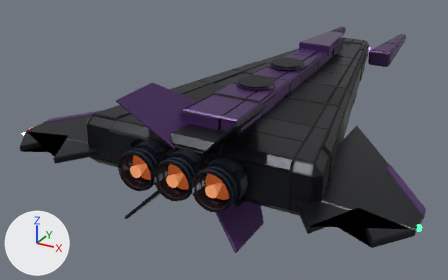
One commit to the glTF model models/ships/obsidian.glb: the scene before it, then after it.
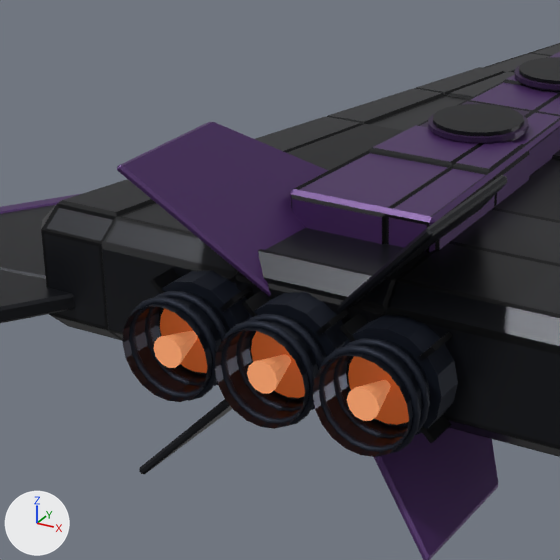
Old and new are each drawn whole from a 50 mm camera at (9.4, -22.8, 8.5) aimed at (-2.5, -1.2, -2.2) and again close up on the part from 16% to 64% of the width and 13% to 90% of the height. The lights are fixed; the arrows at lower left show +X, +Y and +Z. The first two pictures are the older version. Where no turn or scale is listed for an object, it has been applied to the vertices. Vertices at exactly the same position are counted once.

In view in the first close-up: 'obsidian_mesh'.
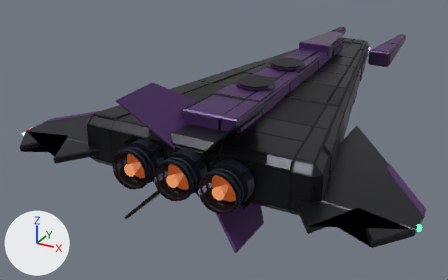
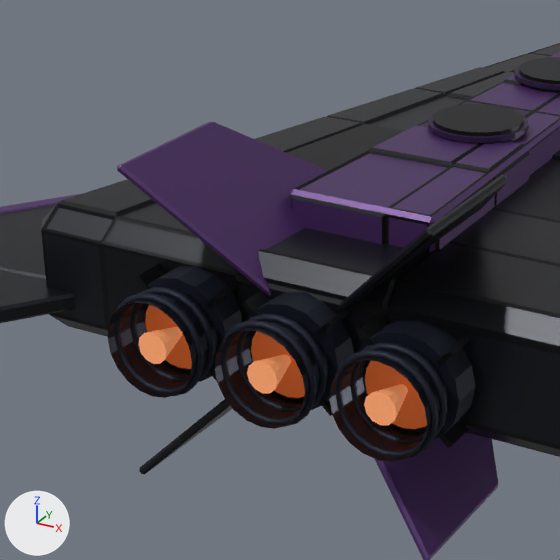
Pixel boxes [x1, y1, x2, y2] of what changed, in the close-ups (560 x 560 px; the box of a moved part takes in the faces that stretch with it):
part 1 of me_obsidian_mesh, moved or reshaped
    before: [156, 270, 250, 386]
    after: [142, 266, 242, 382]
part 2 of me_obsidian_mesh, moved or reshaped
    before: [145, 291, 227, 385]
    after: [130, 287, 215, 382]
part 3 of me_obsidian_mesh, moved or reshaped
    before: [129, 297, 218, 401]
    after: [115, 293, 204, 396]
part 4 of me_obsidian_mesh, moved or reshaped
    before: [341, 315, 458, 435]
    after: [358, 319, 475, 440]
part 5 of me_obsidian_mesh, moved or reshaped
    before: [334, 338, 430, 438]
    after: [350, 342, 447, 443]
part 6 of me_obsidian_mesh, moved or reshaped
    before: [318, 345, 421, 454]
    after: [335, 349, 439, 458]
part 7 of me_obsidian_mesh, moved or reshaped
    before: [123, 293, 230, 402]
    after: [108, 289, 217, 398]
part 8 of me_obsidian_mesh, moved or reshaped
    before: [313, 340, 430, 457]
    after: [329, 344, 447, 462]
part 9 of me_obsidian_mesh, moved or reshaped
    before: [220, 286, 253, 312]
    after: [204, 282, 237, 308]
part 10 of me_obsidian_mesh, moved or reshaped
    before: [150, 268, 180, 294]
    after: [136, 263, 167, 290]
part 11 of me_obsidian_mesh, moved or reshaped
    before: [418, 332, 452, 361]
    after: [435, 336, 470, 366]
part 12 of me_obsidian_mesh, moved or reshaped
    before: [340, 312, 368, 342]
    after: [357, 316, 386, 346]
part 13 of me_obsidian_mesh, moved or reshaped
    before: [420, 415, 452, 443]
    after: [438, 419, 469, 448]
part 14 of me_obsidian_mesh, moved or reshaped
    before: [160, 308, 207, 373]
    after: [145, 305, 192, 369]
part 15 of me_obsidian_mesh, moved or reshaped
    before: [348, 356, 409, 425]
    after: [365, 361, 427, 429]
part 16 of me_obsidian_mesh, moved or reshaped
    before: [153, 331, 197, 368]
    after: [138, 327, 182, 364]
part 17 of me_obsidian_mesh, moved or reshaped
    before: [347, 380, 391, 421]
    after: [364, 384, 408, 425]
part 18 of me_obsidian_mesh, moved or reshaped (not visible before)
    after: [101, 244, 236, 326]
part 19 of me_obsidian_mesh, moved or reshaped
    before: [51, 166, 489, 341]
    after: [51, 202, 238, 337]
part 20 of me_obsidian_mesh, moved or reshaped (not visible before)
    after: [389, 166, 489, 217]

The change in detail:
me_obsidian_mesh has 4506 vertices, 8544 faces and spans x -7.1..7.1, y -5.9..15.1, z -3.2..0.9.
me_obsidian_mesh is used by ob_obsidian_mesh; location (0.0, -3.36, 1.15).
me_obsidian_mesh part 1: the loose piece of 32 vertices spanning x -2.0..-0.7, y -5.1..-4.6, z -1.9..-0.5 is moved by (-0.2, 0.0, 0.0).
me_obsidian_mesh part 2: the loose piece of 120 vertices spanning x -2.0..-0.7, y -5.3..-5.2, z -1.9..-0.6 is moved by (-0.2, 0.0, 0.0).
me_obsidian_mesh part 3: the loose piece of 120 vertices spanning x -2.0..-0.7, y -5.6..-5.5, z -1.9..-0.6 is moved by (-0.2, 0.0, 0.0).
me_obsidian_mesh part 4: the loose piece of 32 vertices spanning x 0.7..2.0, y -5.1..-4.6, z -1.9..-0.5 is moved by (0.2, 0.0, 0.0).
me_obsidian_mesh part 5: the loose piece of 120 vertices spanning x 0.7..2.0, y -5.3..-5.2, z -1.9..-0.6 is moved by (0.2, 0.0, 0.0).
me_obsidian_mesh part 6: the loose piece of 120 vertices spanning x 0.7..2.0, y -5.6..-5.5, z -1.9..-0.6 is moved by (0.2, 0.0, 0.0).
me_obsidian_mesh part 7: the loose piece of 40 vertices spanning x -2.0..-0.7, y -5.7..-4.6, z -1.9..-0.6 is moved by (-0.2, 0.0, 0.0).
me_obsidian_mesh part 8: the loose piece of 40 vertices spanning x 0.7..2.0, y -5.7..-4.6, z -1.9..-0.6 is moved by (0.2, 0.0, 0.0).
me_obsidian_mesh part 9: the loose piece of 8 vertices spanning x -0.9..-0.7, y -5.1..-4.6, z -0.8..-0.6 is moved by (-0.2, 0.0, 0.0).
me_obsidian_mesh part 10: the loose piece of 8 vertices spanning x -2.0..-1.8, y -5.1..-4.6, z -0.8..-0.6 is moved by (-0.2, 0.0, 0.0).
me_obsidian_mesh part 11: the loose piece of 8 vertices spanning x 1.8..2.0, y -5.1..-4.6, z -0.8..-0.6 is moved by (0.2, 0.0, 0.0).
me_obsidian_mesh part 12: the loose piece of 8 vertices spanning x 0.7..0.9, y -5.1..-4.6, z -0.8..-0.6 is moved by (0.2, 0.0, 0.0).
me_obsidian_mesh part 13: the loose piece of 8 vertices spanning x 1.8..2.0, y -5.1..-4.6, z -1.9..-1.6 is moved by (0.2, 0.0, 0.0).
me_obsidian_mesh part 14: the loose piece of 40 vertices spanning x -1.9..-0.9, y -5.1..-5.0, z -1.7..-0.7 is moved by (-0.2, 0.0, 0.0).
me_obsidian_mesh part 15: the loose piece of 40 vertices spanning x 0.9..1.9, y -5.1..-5.0, z -1.7..-0.7 is moved by (0.2, 0.0, 0.0).
me_obsidian_mesh part 16: the loose piece of 24 vertices spanning x -1.6..-1.1, y -5.6..-5.1, z -1.4..-1.0 is moved by (-0.2, 0.0, 0.0).
me_obsidian_mesh part 17: the loose piece of 24 vertices spanning x 1.1..1.6, y -5.6..-5.1, z -1.4..-1.0 is moved by (0.2, 0.0, 0.0).
me_obsidian_mesh part 18: 24 of 4506 vertices moved; they spanned x -2.3..2.1, y 10.3..12.4, z -1.5..-0.9 and now span x -3.0..2.2, y -4.6..12.4, z -1.7..-0.6; mean shift (-0.2, -2.7, 0.0); largest move (-0.7, 11.4, -1.4) -> (-3.0, -4.6, -1.7).
me_obsidian_mesh part 19: 20 of 4506 vertices moved; they spanned x -4.0..0.9, y -4.7..-1.5, z -2.0..0.1 and now span x -4.0..0.2, y -4.6..11.4, z -2.0..-0.1; mean shift (0.1, 5.3, -0.1); largest move (-3.0, -4.7, -1.7) -> (-0.7, 11.4, -1.4).
me_obsidian_mesh part 20: 4 of 4506 vertices moved; they spanned x -0.5..0.2, y 8.2, z -0.4..-0.1 and now span x 0.4..0.9, y -3.3..-1.5, z 0.1..0.2; mean shift (0.8, -10.6, 0.3); largest move (0.2, 8.2, -0.4) -> (0.9, -3.3, 0.2).
